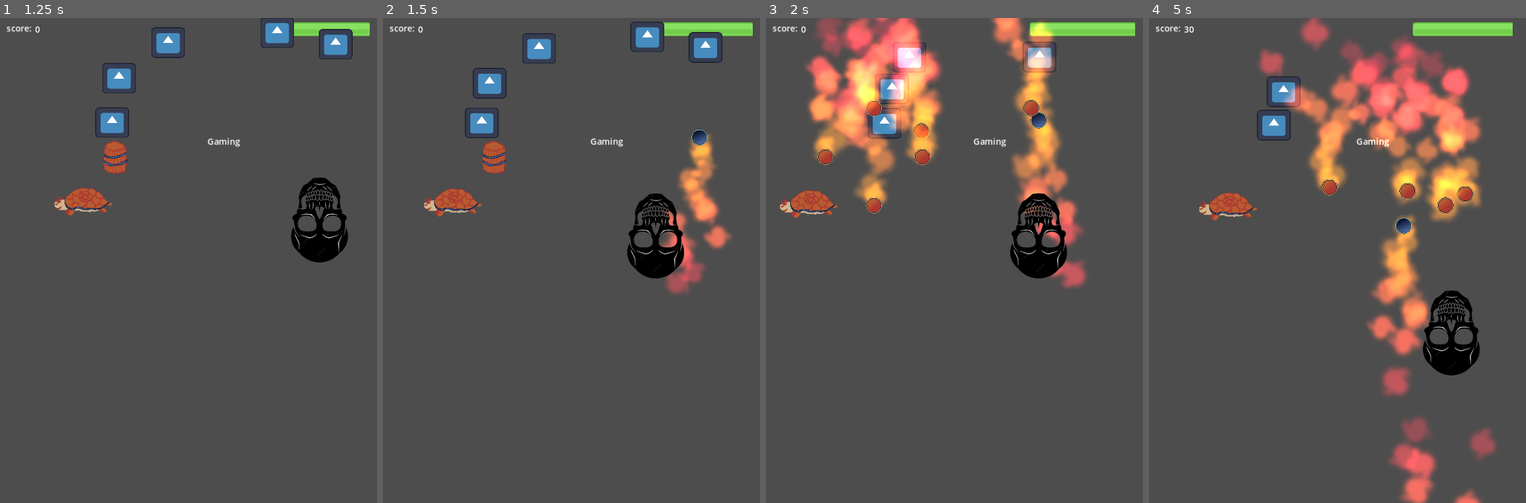
Above: before the commit, frames 1-4 (left to right).
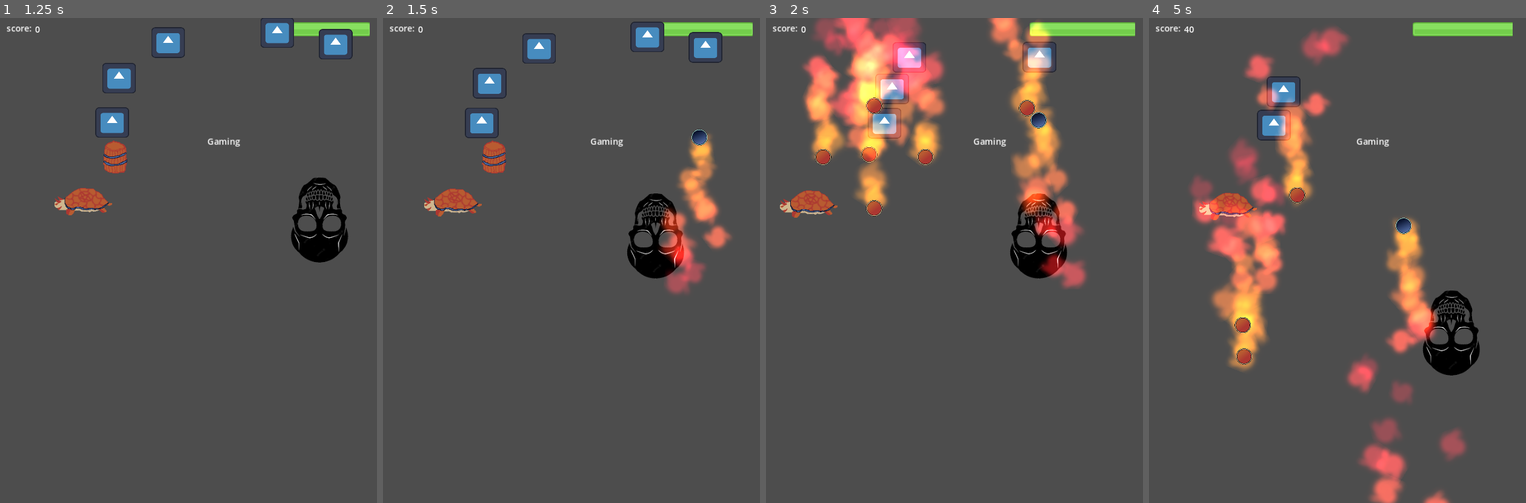
Above: after the commit, the same moments.

Repository: vaarnio/purgatory-gmtk2023
Game: Godot game, scene res://scenes/menu.tscn
Same seed, same stepped clock (60 frames per second), same inputs: the game is played once before the commit and once after it. The engine's default icon, where the game draws it, is replaced by a stand-in: a white triangle on a blue panel in a dark square.
Inputs (mouse positions are in pixels of both pictures, inside the frame that each line leads up to):
- Up to frame 1 (1.25 s): click "Play" at 0.5 s
- Up to frame 2 (1.5 s): tap Enter (ui_accept) at 1.25 s; move the mouse to (654, 236) at 1.27 s
- Up to frame 3 (2 s): tap Enter (ui_accept) at 1.52 s
- Up to frame 4 (5 s): move the mouse to (1262, 284) at 2.02 s; tap Enter (ui_accept) at 2.27, 3.77, 4.52 s; move the mouse to (1375, 153) at 2.77 s; move the mouse to (1318, 357) at 3.52 s; move the mouse to (1450, 333) at 4.27 s

Frame 1 is identical in both runs. In frame 2, 0.4% of the frame differs, in the area x 73-80%, y 39-54%; in frame 3, 9.1%; in frame 4, 26%, in the area x 9-93%, y 0-100%.
Error before the commit: Invalid call. Nonexistent function 'hit' in base 'CharacterBody2D (Player.gd)'. (res://scripts/Bullet.gd:56)

Commit message:
frenemies now shoot straight

Diff:
--- a/prefabs/player.tscn
+++ b/prefabs/player.tscn
@@ -7,10 +7,7 @@
 size = Vector2(108, 158)
 
 [node name="Player" type="CharacterBody2D" groups=["Player"]]
-z_index = 1
 position = Vector2(596, 371)
-collision_layer = 2
-collision_mask = 2
 script = ExtResource("1_se0u5")
 
 [node name="Sprite2D" type="Sprite2D" parent="."]
--- a/scripts/Bullet.gd
+++ b/scripts/Bullet.gd
@@ -52,5 +52,5 @@
 		body.hit()
 	if body.is_in_group("blocking_enemy"):
 		_killSelf()
-	if self.type == "AttackBullet":
-		body.hit()
+		if self.type == "AttackBullet":
+			body.hit()
--- a/scripts/Frenemy.gd
+++ b/scripts/Frenemy.gd
@@ -27,7 +27,7 @@
 	self.get_parent().remove_child(self)
 
 func shoot():
-	var v1 = PlayerVariables.position
+	var v1 = Vector2(position.x, 1000)
 	var v2 = position
 	# original position for ammo
 	v2 += Vector2(0, 0)
